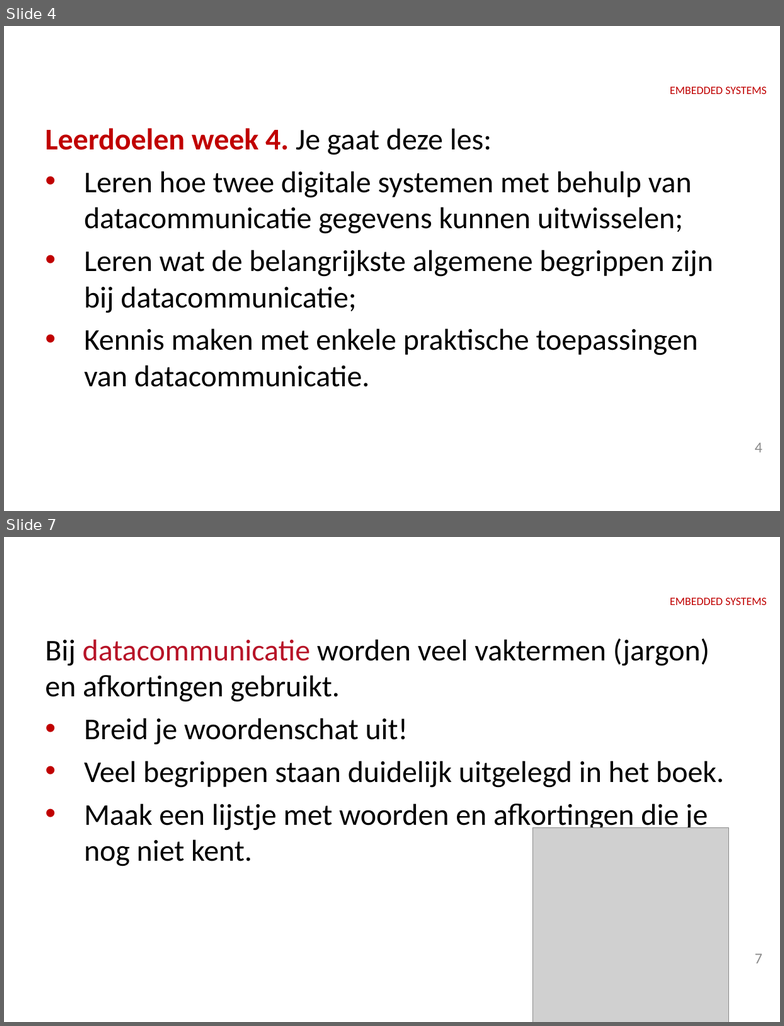
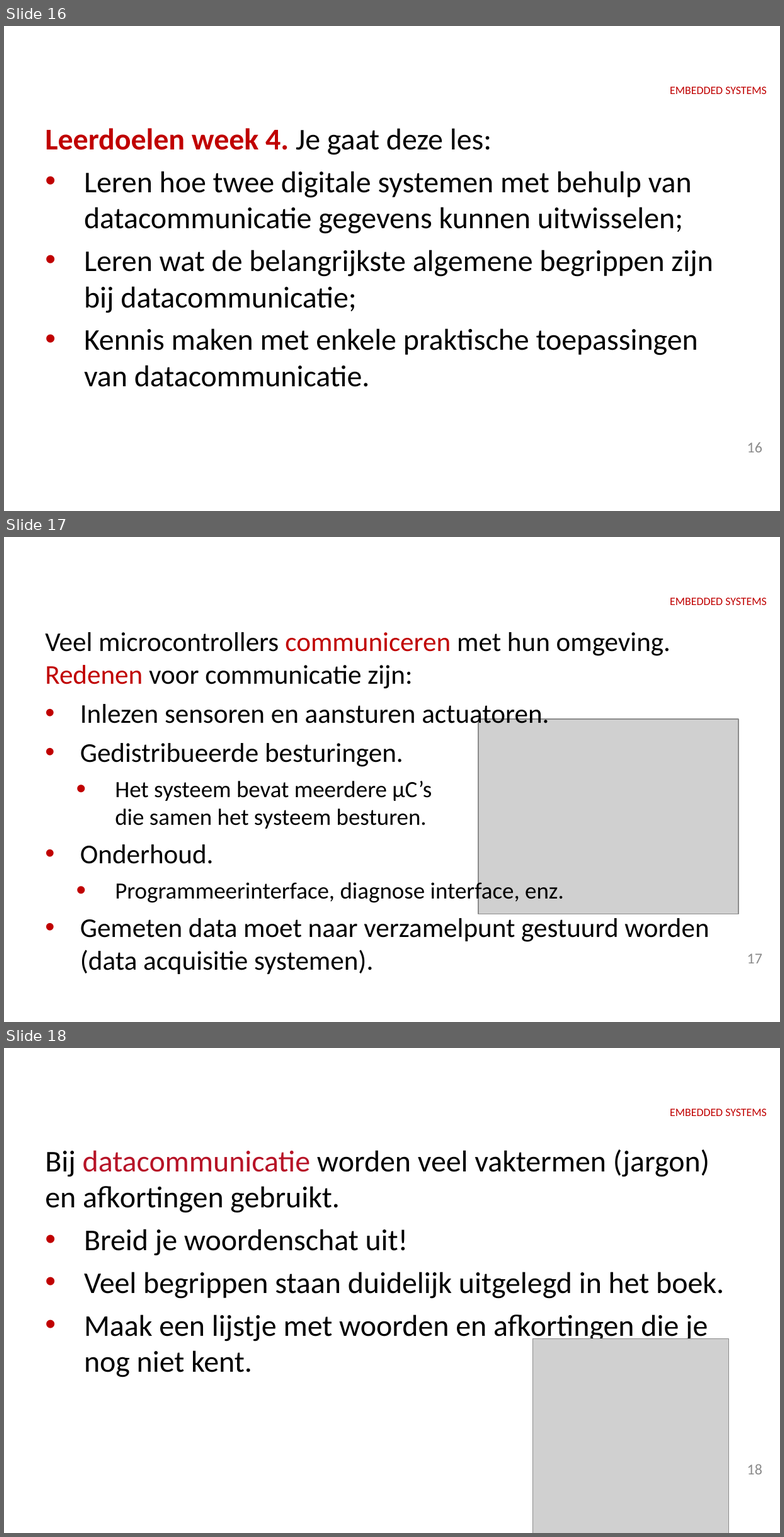
Before and after one commit to HR-ELEKTRO/ems2, a slide deck: Presentaties/EMS20_week1_theorie.pptx. Shown one above the other, each under a label of ours: slides 4 and 7 before the commit, slides 16, 17 and 18 after it; the slides between them are not shown. The pictures are 784x1026 and 784x1537 pixels, drawn with LibreOffice and Linux fonts; fonts in the diff are those of the drawing; grey boxes stand for pictures; background and template pictures are left out. Boxes give left, top, right and bottom in pixels: in the first picture for what was removed or moved away, otherwise in the second. Text is boxed around its words. In the diff, an @@ line names an element or a change of style, - is before the commit and + after.

```diff
--- a/Presentaties/EMS20_week1_theorie.pptx
+++ b/Presentaties/EMS20_week1_theorie.pptx
@@ slide 17 added at box(4, 537, 780, 1022), background #FFFFFF; not listed: 1 template element that a slide beside it also shows @@
@@ title added at box(37, 537, 746, 608), 40 pt, text #FFFFFF, bold @@
+Communicatie
@@ text added at box(45, 632, 709, 974), 25.2 pt, text #000000 @@
+Veel microcontrollers communiceren met hun omgeving. Redenen voor communicatie zijn:
+• Inlezen sensoren en aansturen actuatoren.
+• Gedistribueerde besturingen.
+  • Het systeem bevat meerdere µC’s
+    die samen het systeem besturen.
+• Onderhoud.
+  • Programmeerinterface, diagnose interface, enz.
+• Gemeten data moet naar verzamelpunt gestuurd worden (data acquisitie systemen).
@@ picture added at box(478, 720, 738, 915) @@
@@ page number added at box(747, 953, 763, 964), 14 pt, text #8C8C8C @@
+17
@@ what was slide 4 is now slide 16 @@
@@ page number at box(747, 442, 763, 453): text changed @@
-4
+16
@@ what was slide 7 is now slide 18 @@
@@ page number at box(747, 1464, 763, 1475): text changed @@
-7
+18
```
Also in this commit, not shown: 1 slide changed, 15 other slides added, 3 slides removed.
